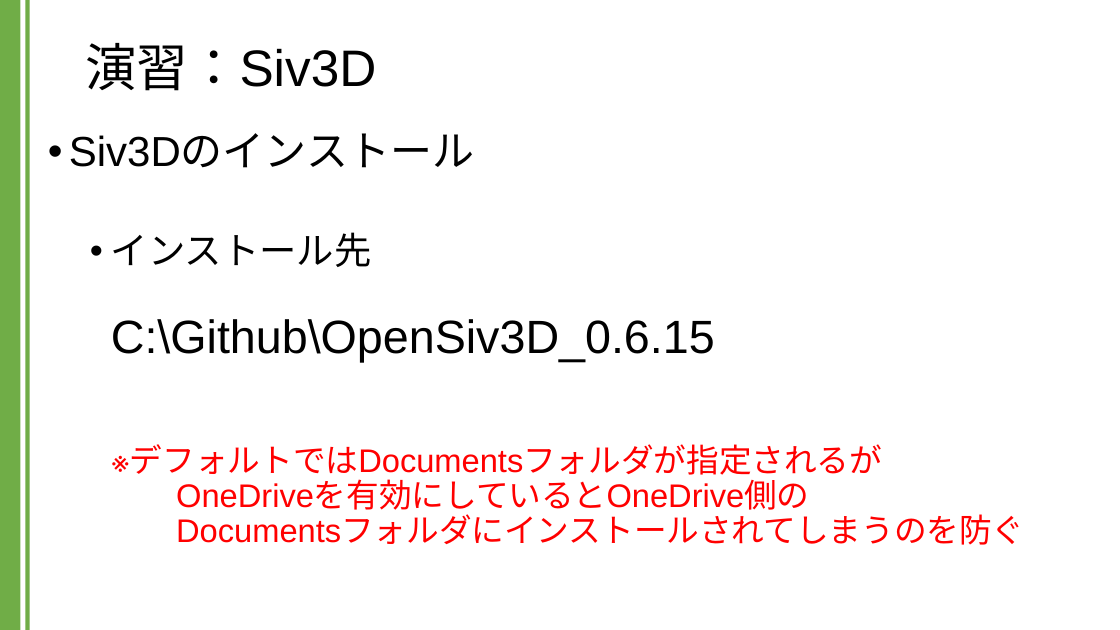
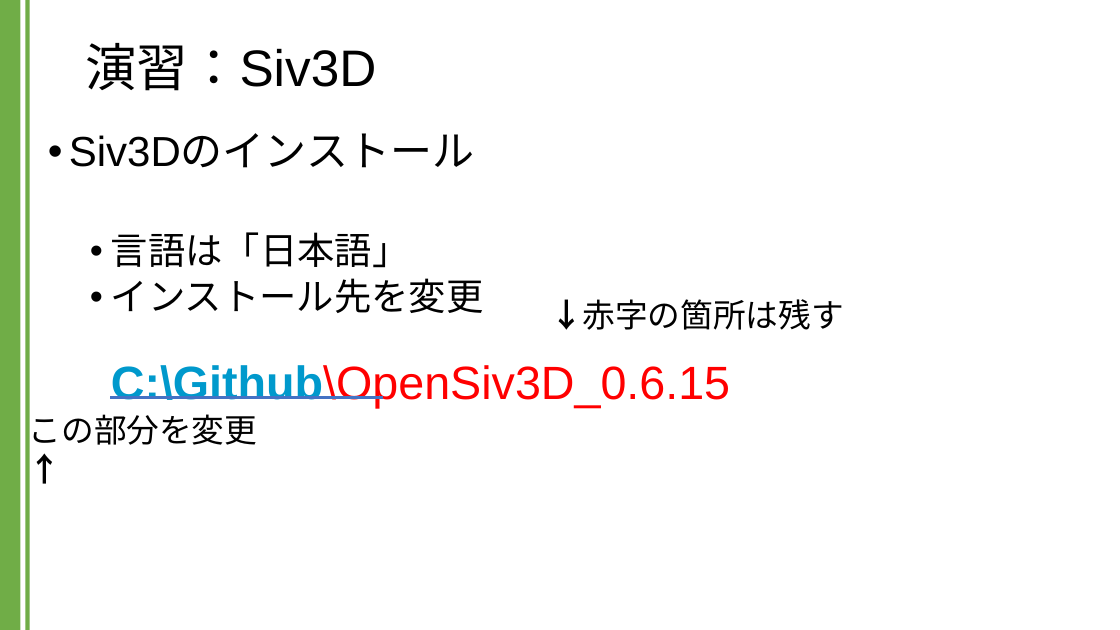
Before and after one commit to kic-murata/cpp2024, a slide deck: slide 5 of 授業資料/演習課題：Siv3D.pptx. Drawn at 1120x630 pixels with LibreOffice and Linux fonts; fonts in the diff are those of the drawing; background and template pictures are left out. Boxes give left, top, right and bottom in pixels: in the first picture for what was removed or moved away, otherwise in the second. Text is boxed around its words. In the diff, an @@ line names an element or a change of style, - is before the commit and + after.

Commit message:
講義資料

```diff
--- a/授業資料/演習課題：Siv3D.pptx
+++ b/授業資料/演習課題：Siv3D.pptx
@@ text at <box>111,232,730,408</box>: text changed; text colour #FF0000 to #FFFFFF @@
-  • インストール先
-    C:\Github\OpenSiv3D_0.6.15
-    ※デフォルトではDocumentsフォルダが指定されるが
-    OneDriveを有効にしているとOneDrive側の
-    Documentsフォルダにインストールされてしまうのを防ぐ
+  • 言語は「日本語」
+  • インストール先を変更
+    C:\Github\OpenSiv3D_0.6.15
+    ※デフォルトではDocumentsフォルダが指定されるが
+    OneDriveを有効にしているとOneDrive側の
+    Documentsフォルダにインストールされてしまうのを防ぐ
@@ text added at <box>550,299,844,330</box>, 28 pt, text #000000 @@
+↓赤字の箇所は残す
@@ text added at <box>29,409,257,451</box>, 28 pt, text #000000 @@
+この部分を変更↑
@@ line added from (110, 397) to (383, 397), #4472C4 3 pt @@
```
